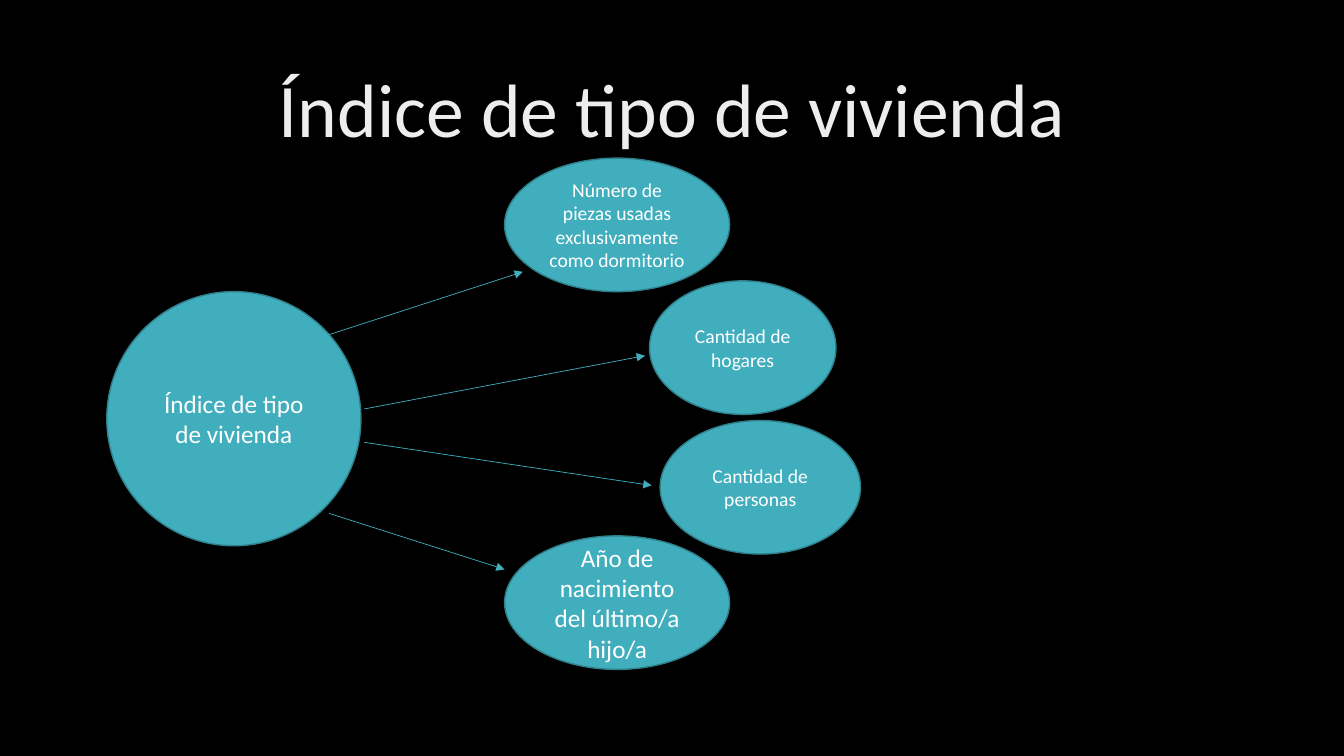
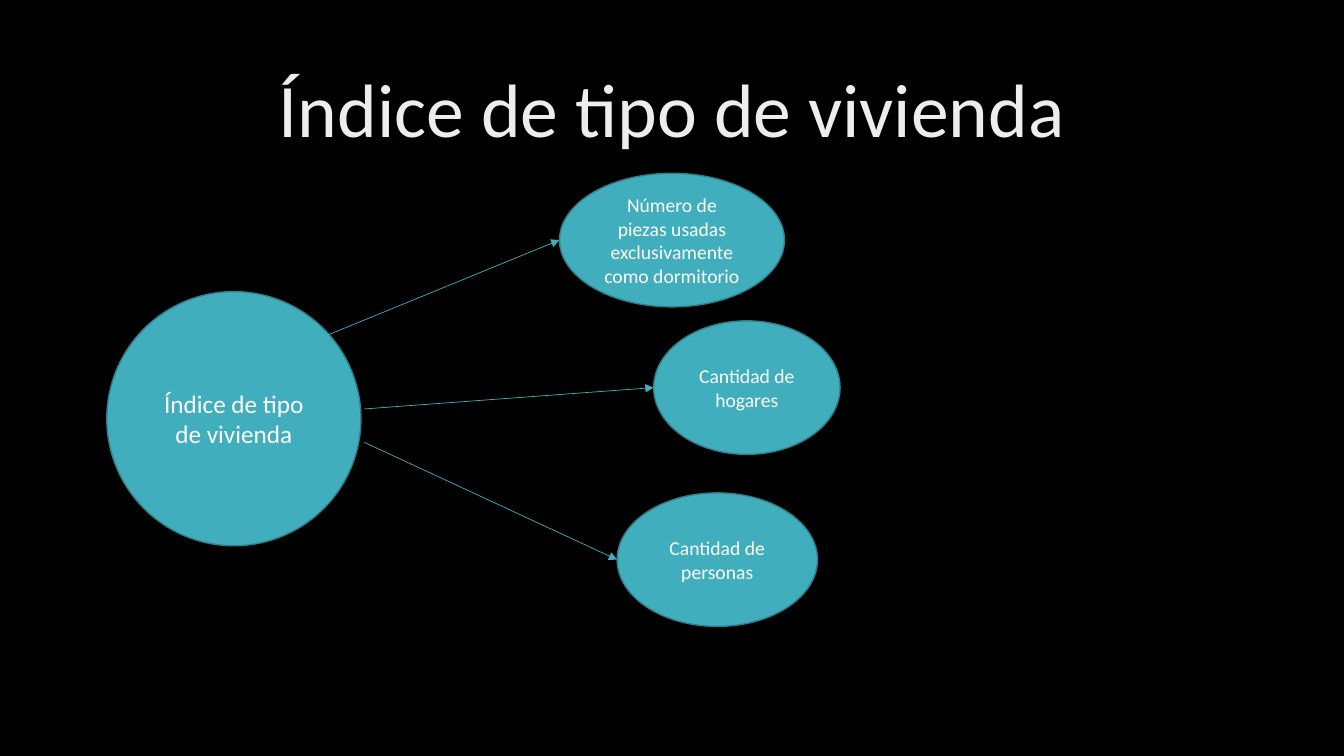
Before and after one commit to Sud-Austral/ds_indices, a slide deck: slide 34 of indices.pptx (slide 37 before the commit). Drawn at 1344x756 pixels with LibreOffice and Linux fonts; fonts in the diff are those of the drawing; background and template pictures are left out. Boxes give left, top, right and bottom in pixels: in the first picture for what was removed or moved away, otherwise in the second. Text is boxed around its words. In the diff, an @@ line names an element or a change of style, - is before the commit and + after.

```diff
--- a/indices.pptx
+++ b/indices.pptx
@@ ellipse "Número de piezas usadas exclusivamente ...": place and size @@
-ellipse "Número de piezas usadas exclusivamente ..." at bbox=[505, 158, 730, 291]
+ellipse "Número de piezas usadas exclusivamente ..." at bbox=[560, 173, 784, 307]
@@ arrow moved from (328, 336) - (523, 272) to (328, 336) - (560, 240) @@
@@ ellipse "Cantidad de hogares": place and size @@
-ellipse "Cantidad de hogares" at bbox=[649, 281, 836, 414]
+ellipse "Cantidad de hogares" at bbox=[653, 321, 840, 454]
@@ arrow moved from (364, 409) - (645, 356) to (364, 409) - (653, 388) @@
@@ arrow moved from (364, 443) - (651, 486) to (364, 443) - (617, 560) @@
@@ ellipse "Cantidad de personas": place and size @@
-ellipse "Cantidad de personas" at bbox=[660, 420, 861, 554]
+ellipse "Cantidad de personas" at bbox=[617, 493, 818, 626]
@@ arrow removed from (329, 513) to (505, 570) @@
@@ ellipse removed at bbox=[505, 536, 730, 669] @@
-Año de nacimiento del último/a hijo/a
```
Also in this commit, not shown: 15 other slides changed, 13 slides added, 9 slides removed.
